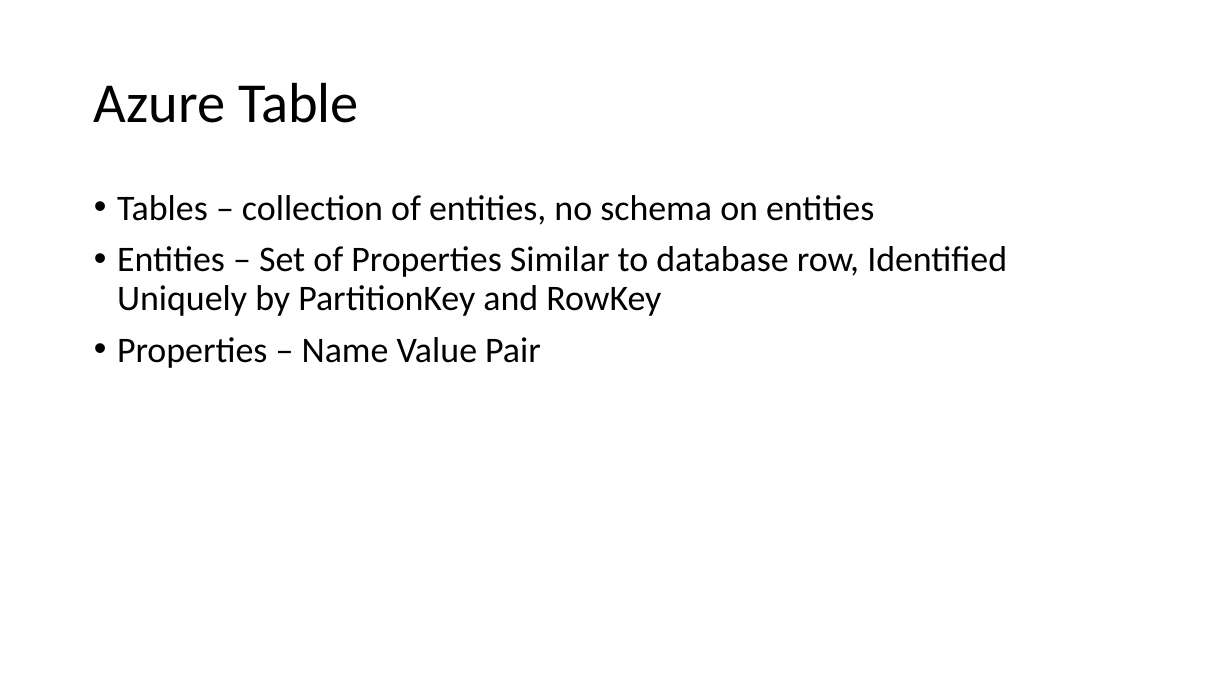
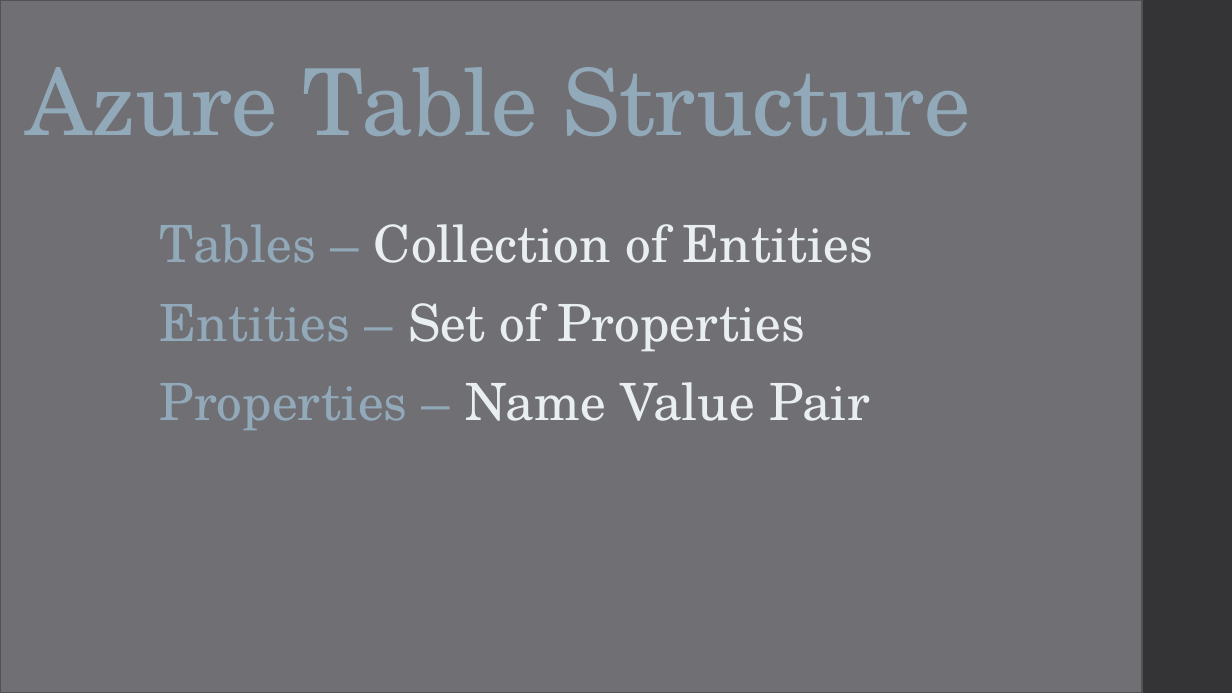
Before and after one commit to CaitieM20/DotNetConf, a slide deck: slide 8 of Patterns & Best Practices For Moving From RDBMS to Azure Storage.pptx (slide 7 before the commit). Drawn at 1232x693 pixels with LibreOffice and Linux fonts; fonts in the diff are those of the drawing. Boxes give left, top, right and bottom in pixels: in the first picture for what was removed or moved away, otherwise in the second. Text is boxed around its words. In the diff, an @@ line names an element or a change of style, - is before the commit and + after.

```diff
--- a/Patterns & Best Practices For Moving From RDBMS to Azure Storage.pptx
+++ b/Patterns & Best Practices For Moving From RDBMS to Azure Storage.pptx
@@ rectangle added at [0, 0, 1142, 693], fill #6F6F74, outline #525256 1.1 pt @@
@@ title "Azure Table Structure" at [26, 67, 970, 136]: vertical alignment middle to bottom @@
@@ rectangle added at [1141, 0, 1232, 693], fill #353537 @@
@@ title at [26, 67, 970, 136]: text changed; size 44 to 72 pt; font Calibri to TeX Gyre Schola; text colour #000000 to #92A9B9 @@
-Azure Table
+Azure Table Structure
@@ text "Tables – Collection of Entities": place and size @@
-text "Tables – Collection of Entities" at [117, 195, 1007, 368]
+text "Tables – Collection of Entities" at [160, 224, 874, 430]
@@ text at [160, 224, 874, 352]: text changed; size 28 to 40 pt; font Calibri to TeX Gyre Schola; text colour #000000 to #E9EEF1 @@
-• Tables – collection of entities, no schema on entities
-• Entities – Set of Properties Similar to database row, Identified Uniquely by PartitionKey and RowKey
+Tables – Collection of Entities
+Entities – Set of Properties
@@ text at [160, 382, 870, 430]: size 28 to 40 pt, font Calibri to TeX Gyre Schola, letter spacing 0 to 0.1 pt in "Properties – Name Value Pair"; text colour #000000 to #92A9B9 in "Properties –"; text colour #000000 to #E9EEF1 in "Name Value Pair"; bullet • to none; line spacing 0.9 to 0.95; more space between paragraphs @@
```
Also in this commit, not shown: 23 other slides changed, 14 slides added, 4 slides removed.
